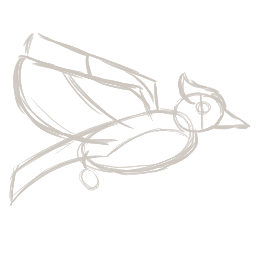
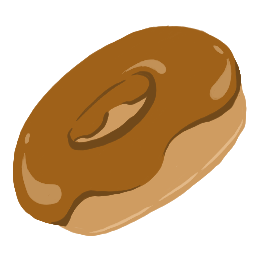
The second 256 × 256 image is a revision of the first. Changes to its layers:
hid group "Bird" (3 layers) over box(9, 25, 251, 236)
showed group "Donut" (7 layers) over box(13, 25, 247, 236)
added layer "Layer 13" in group "Donut" over box(21, 45, 232, 205)
added layer "Layer 12" in group "Donut" over box(50, 58, 241, 227)
added layer "Layer 10" in group "Donut" over box(13, 25, 241, 226)
added layer "Layer 14" in group "Donut" over box(89, 119, 243, 233)
added layer "Layer 11" in group "Donut" over box(54, 78, 247, 236)
